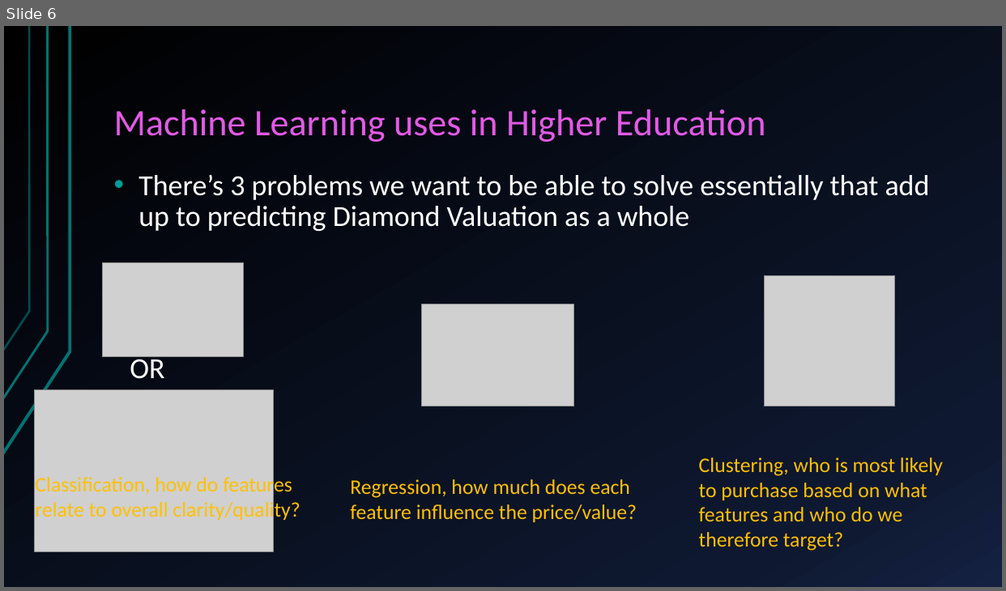
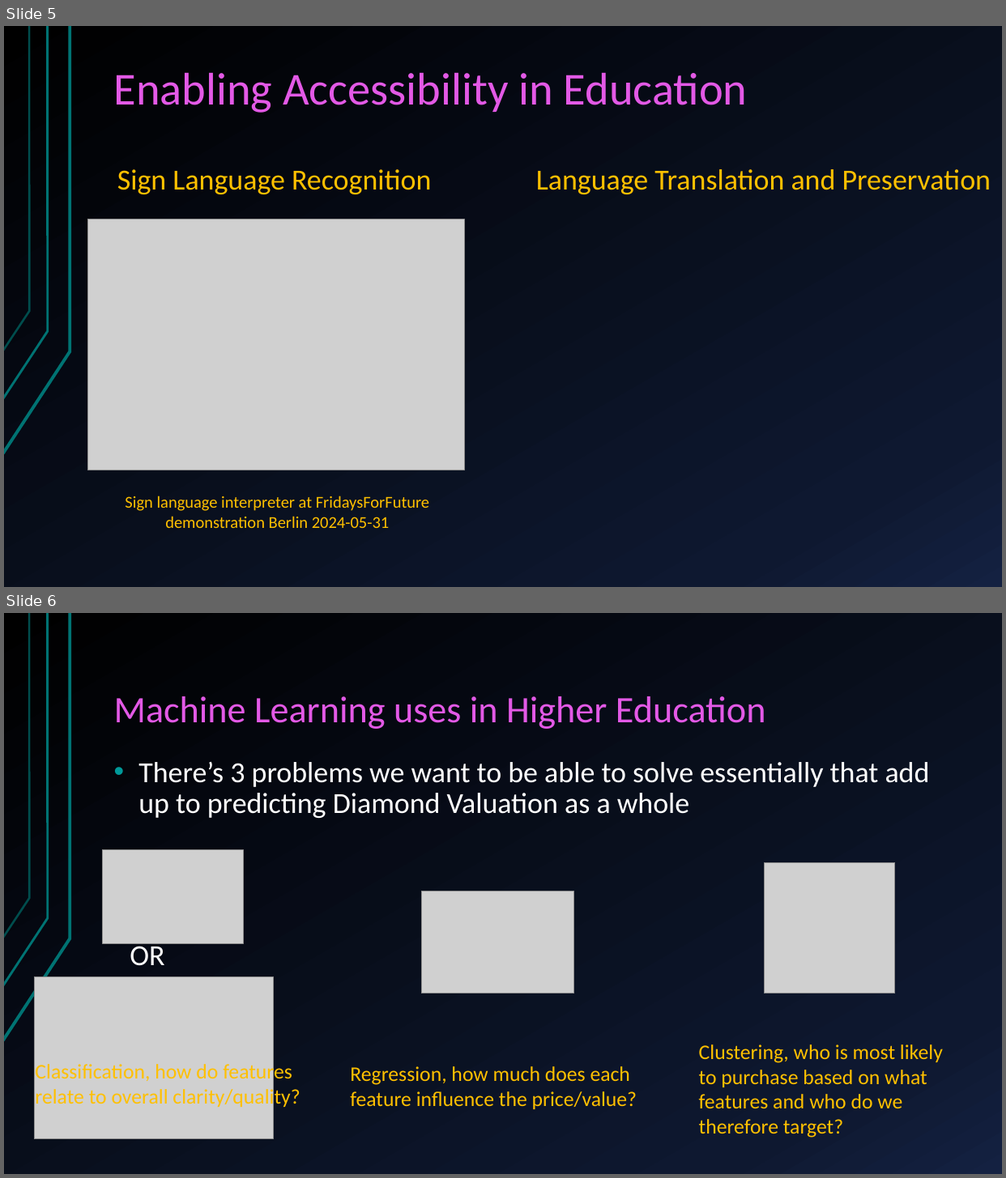
Before and after one commit to Mivenya/lt_presentation, a slide deck: lt_presentation/MWLightning.pptx. Shown one above the other, each under a label of ours: slide 6 before the commit, slides 5 and 6 after it. The pictures are 1006x591 and 1006x1178 pixels, drawn with LibreOffice and Linux fonts; fonts in the diff are those of the drawing; grey boxes stand for pictures. Boxes give left, top, right and bottom in pixels: in the first picture for what was removed or moved away, otherwise in the second. Text is boxed around its words. In the diff, an @@ line names an element or a change of style, - is before the commit and + after.

```diff
--- a/lt_presentation/MWLightning.pptx
+++ b/lt_presentation/MWLightning.pptx
@@ slide 5 added at [4, 26, 1002, 587], background gradient #000000 to #0F1931 to #142242; not listed: 3 template elements that a slide beside it also shows @@
@@ title added at [114, 72, 748, 113], 44 pt, text #E359E6 @@
+Enabling Accessibility in Education
@@ text added at [117, 169, 431, 194], 28 pt, text #FFC000 @@
+Sign Language Recognition
@@ text added at [536, 169, 991, 194], 28 pt, text #FFC000 @@
+Language Translation and Preservation
@@ picture added at [88, 219, 464, 470] @@
@@ text added at [125, 496, 429, 528], 16 pt, text #FFC000 @@
+Sign language interpreter at FridaysForFuture demonstration Berlin 2024-05-31
```
Also in this commit, not shown: 4 slides changed, 1 other slide added, 2 slides removed, 6 other files.
